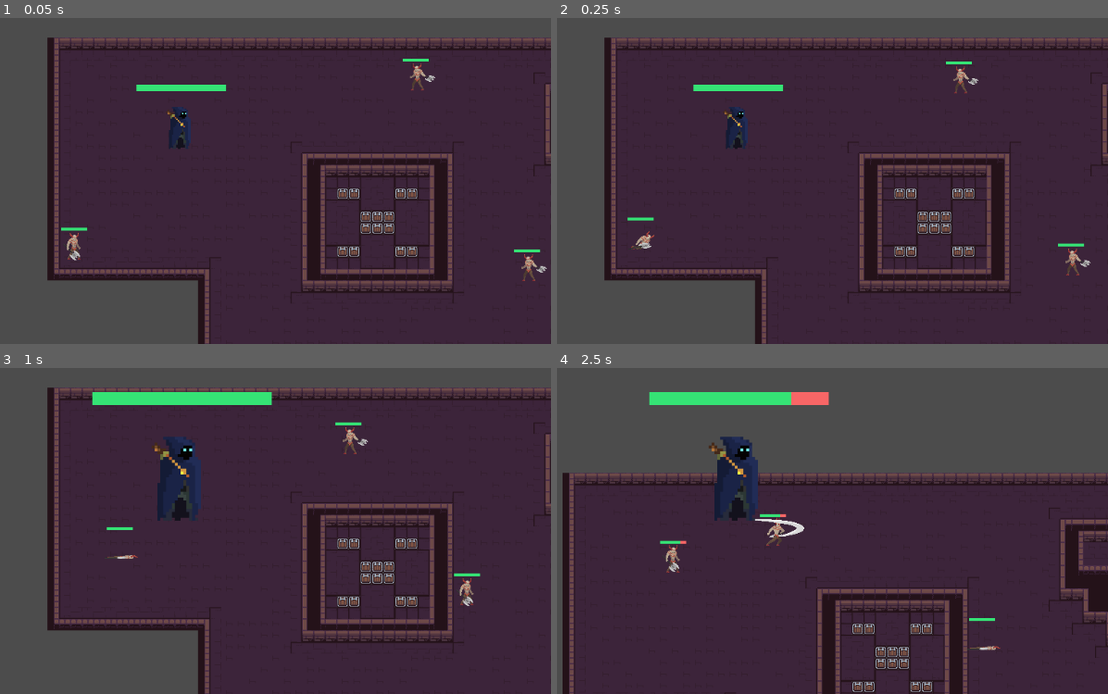
Above: before the commit, frames 1-4 (two rows, left to right).
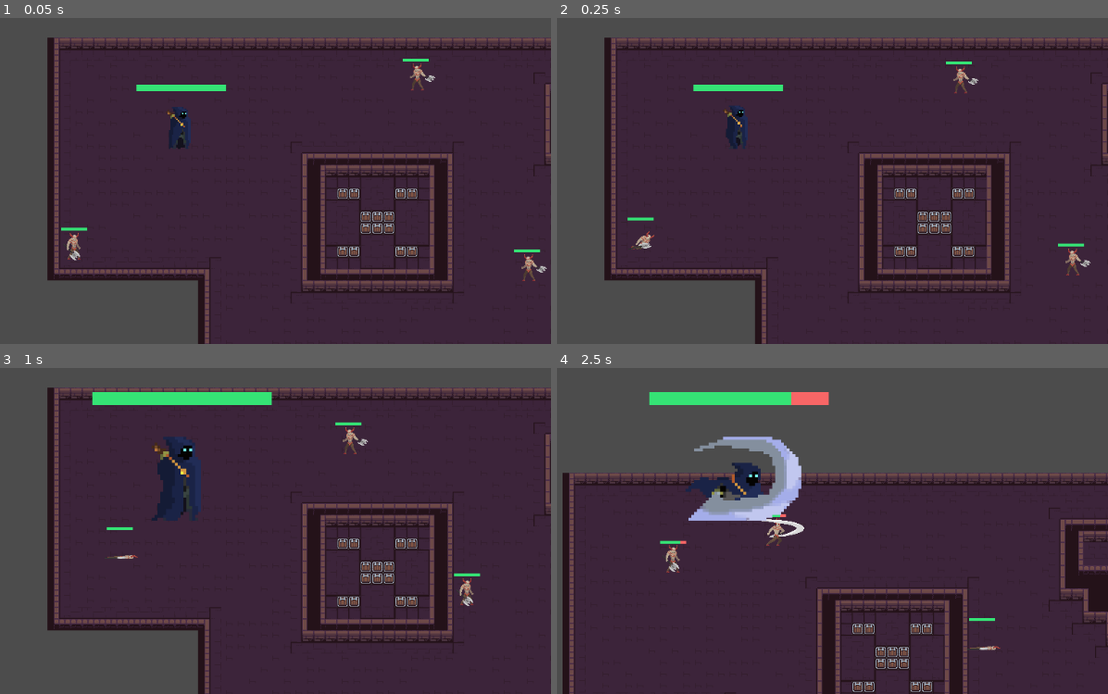
Above: after the commit, the same moments.

Repository: ardilom/CC5408
Game: Godot game, scene res://Scene/Mapa_demo.tscn
The game is run twice, just before and just after one commit, with the same random seed, the same clock (stepped at 60 frames per second) and the same inputs.
Inputs (mouse positions are in pixels of both pictures, inside the frame that each line leads up to):
- Up to frame 1 (0.05 s): no input
- Up to frame 2 (0.25 s): no input
- Up to frame 3 (1 s): move the mouse to (341, 456) at 0.52 s; hold A (bigger) from 0.53 s (still down)
- Up to frame 4 (2.5 s): move the mouse to (590, 498) at 1.27 s; release A (bigger) at 1.28 s; tap A (bigger) at 1.35 s; move the mouse to (810, 381) at 2.02 s; hold A (bigger) from 2.03 s (still down); click (810, 381) at 2.1 s

Frame 1 is identical in both runs. In frame 2, 0.1% of the frame differs, in the area x 30-35%, y 26-41%; in frame 3, 0.2%; in frame 4, 3.3%, in the area x 23-45%, y 21-47%.

Commit message:
fixed scaling character

Diff:
--- a/Scene/Character.tscn
+++ b/Scene/Character.tscn
@@ -88,6 +88,7 @@
 [node name="AnimationTree" type="AnimationTree" parent="."]
 tree_root = SubResource( 9 )
 anim_player = NodePath("../AnimationPlayer")
+active = true
 parameters/playback = SubResource( 10 )
 
 [node name="Camera2D" type="Camera2D" parent="."]
--- a/Scritps/KinematicBody2D.gd
+++ b/Scritps/KinematicBody2D.gd
@@ -42,7 +42,7 @@
 func _physics_process(delta):
 	if Input.is_action_just_released("bigger") or Input.is_action_pressed("bigger") :
 
-		var new_scale = min(scale.x+0.1,SCALE_BIG) * Vector2.ONE
+		var new_scale = min(scale.x + 0.1, SCALE_BIG) * Vector2.ONE
 
 		var space_state = get_world_2d().direct_space_state
 		var shape: RectangleShape2D = $CollisionShape2D.shape.duplicate()
@@ -53,16 +53,28 @@
 		query.transform.origin = global_position
 		var result = space_state.intersect_shape(query)
 		var normal = Vector2()
+		# can grow if blocked by 1 side or less
+		var can_grow = true
+		var only_left = true
+		var only_right = true
+		var only_up = true
+		var only_down = true
 		for r in result:
 			if r.collider is TileMap:
 				var tilemap: TileMap = r.collider
 				# TODO make an inverse relationship
-				normal += (global_position - tilemap.map_to_world(r.metadata)).normalized()
+				var tile_normal = (global_position - tilemap.map_to_world(r.metadata)).normalized()
+				only_left = only_left and (tile_normal.x > 0)
+				only_right = only_right and (tile_normal.x < 0)
+				only_up = only_up and (tile_normal.y > 0)
+				only_down = only_down and (tile_normal.y < 0)
+				normal += tile_normal
 		if result.size() > 0:
-			target = global_position + normal.normalized() * 10
+			target = global_position + normal.normalized()
 			in_target = false
 	#		position += normal.normalized() * 4
-		scale = new_scale
+		if only_down or only_left or only_right or only_up:
+			scale = new_scale
 	#		linear_vel = move_and_slide(linear_vel)
 
 	if Input.is_action_just_released("smaller") or Input.is_action_pressed("smaller"):
